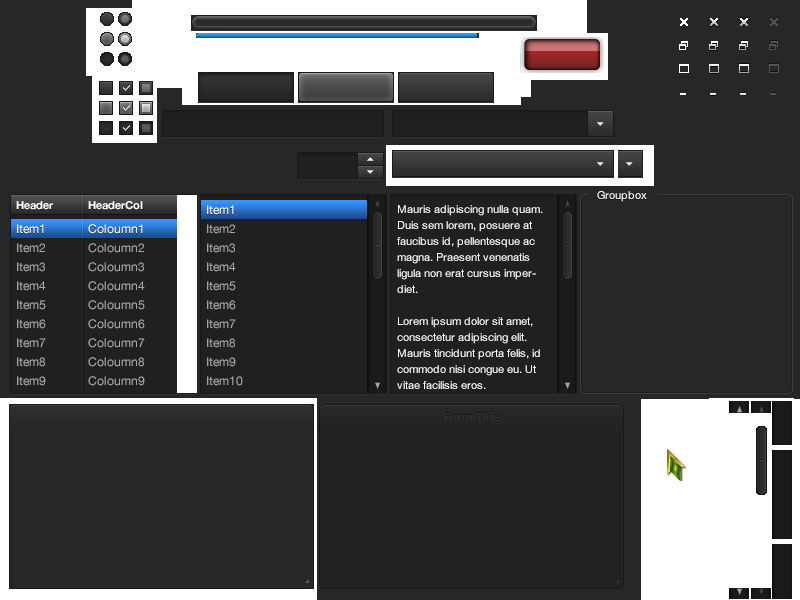
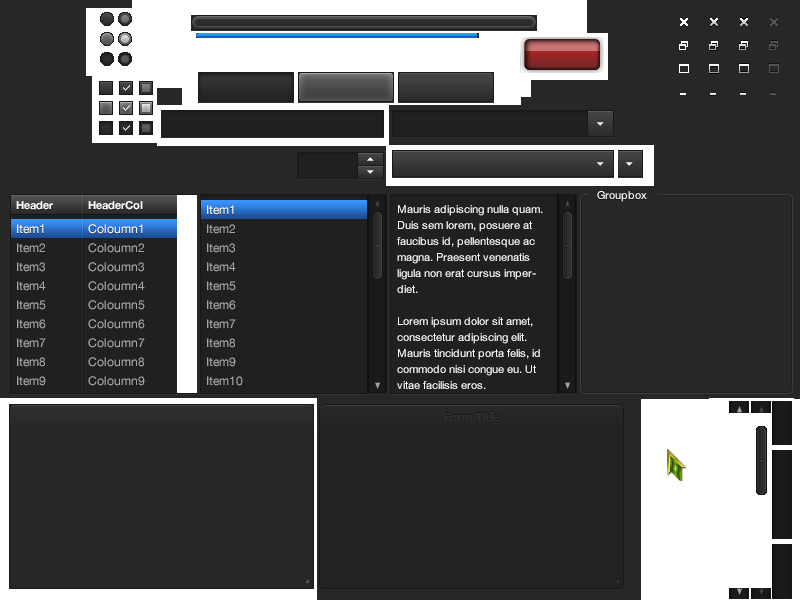
Comparing the layer stacks of the two 800 x 600 images. Changes:
painted on "Minion-UI.png" over [157,105,389,146]
